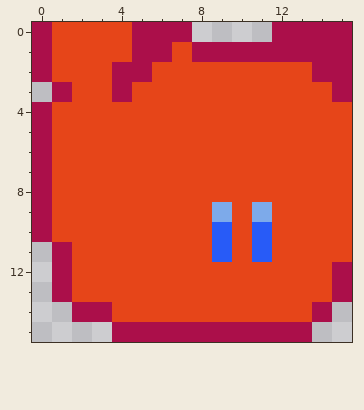
Pixel-art sprite, stored at icon.png. Above: the version before the commit.
Rulers count pixels.
And afterwards:
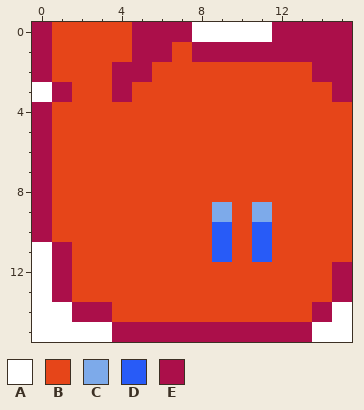
Palette (. is transparent): A #ffffff  B #e64519  C #7daaea  D #285bf7  E #ab0f4a
From old to new:
{"change": "file 16x16 -> 128x128 pixels (blocks of 1x1 -> 8x8; one block is one cell here)"}
{"y":0,"x":8,"old":"....","new":"AAAA"}
{"y":3,"x":0,"old":".","new":"A"}
{"y":11,"x":0,"old":".","new":"A"}
{"y":12,"x":0,"old":".","new":"A"}
{"y":13,"x":0,"old":".","new":"A"}
{"y":14,"x":0,"old":"..","new":"AA"}
{"y":14,"x":15,"old":".","new":"A"}
{"y":15,"x":0,"old":"....","new":"AAAA"}
{"y":15,"x":14,"old":"..","new":"AA"}
{"label":"added","picture_box":[192,22,272,42]}
{"label":"added","picture_box":[32,82,52,102]}
{"label":"added","picture_box":[32,242,112,342]}
{"label":"added","picture_box":[312,302,352,342]}
